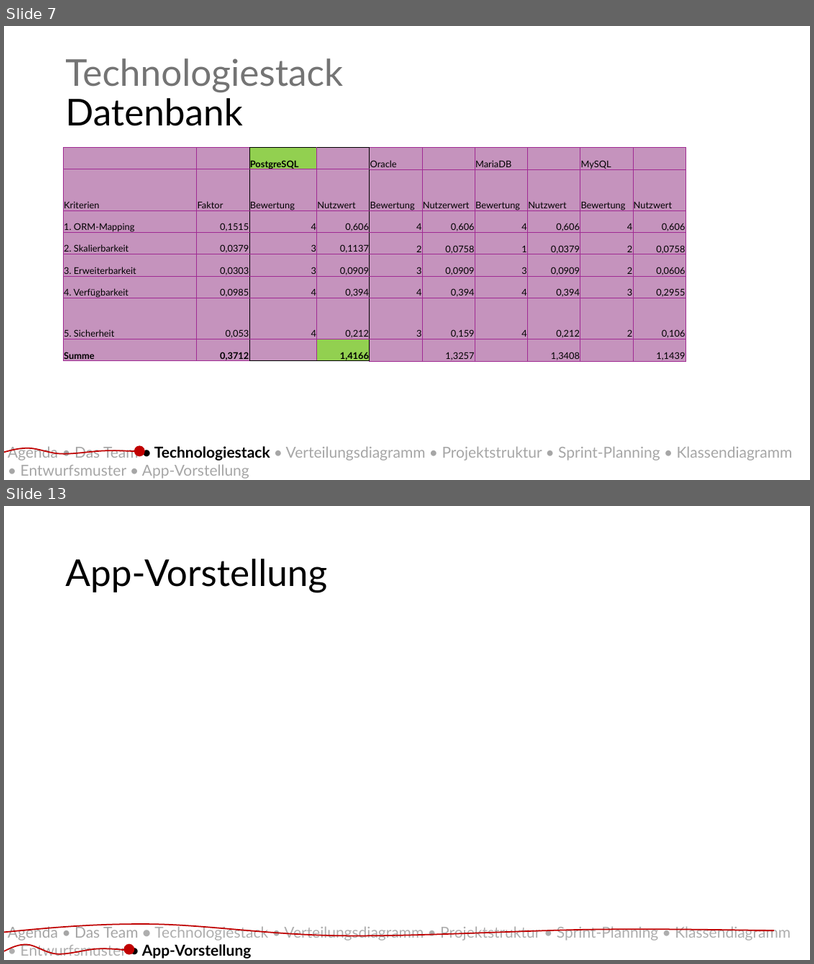
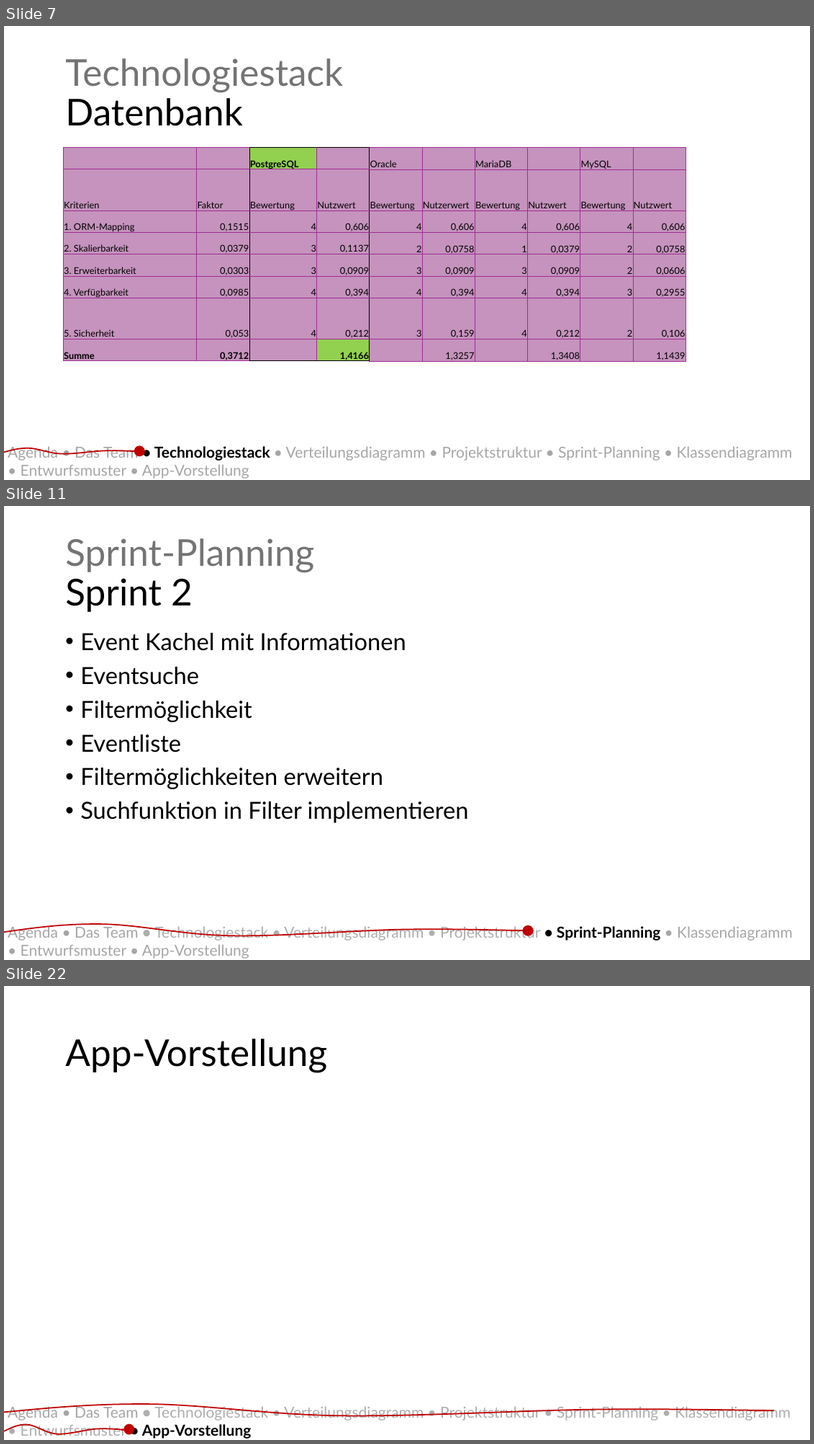
Before and after one commit to BenjaminBrxun/sonar, a slide deck: documentation/Präsentation_SWT2.pptm. Shown one above the other, each under a label of ours: slides 7 and 13 before the commit, slides 7, 11 and 22 after it; the slides between them are not shown. The pictures are 814x964 and 814x1444 pixels, drawn with LibreOffice and Linux fonts; fonts in the diff are those of the drawing. Boxes give left, top, right and bottom in pixels: in the first picture for what was removed or moved away, otherwise in the second. Text is boxed around its words. In the diff, an @@ line names an element or a change of style, - is before the commit and + after.

```diff
--- a/documentation/Präsentation_SWT2.pptm
+++ b/documentation/Präsentation_SWT2.pptm
@@ slide 11 added at [4,506,810,960], background #FFFFFF @@
@@ title added at [65,538,314,612], 44 pt, text #747474 @@
+Sprint-Planning
+Sprint 2
@@ text added at [80,633,469,823], 28 pt, text #000000 @@
+• Event Kachel mit Informationen
+• Eventsuche
+• Filtermöglichkeit
+• Eventliste
+• Filtermöglichkeiten erweitern
+• Suchfunktion in Filter implementieren
@@ freeform shape added at [4,924,524,936], outline #C00000 1.5 pt @@
@@ text added at [8,924,793,958], 18 pt, text #A6A6A6 @@
+Agenda • Das Team • Technologiestack • Verteilungsdiagramm • Projektstruktur • Sprint-Planning • Klassendiagramm
+• Entwurfsmuster • App-Vorstellung
@@ ellipse added at [524,926,533,936], fill #C00000, outline #C00000 1.5 pt @@
@@ what was slide 13 is now slide 22 @@
```
Also in this commit, not shown: 5 slides changed, 8 other slides added.
